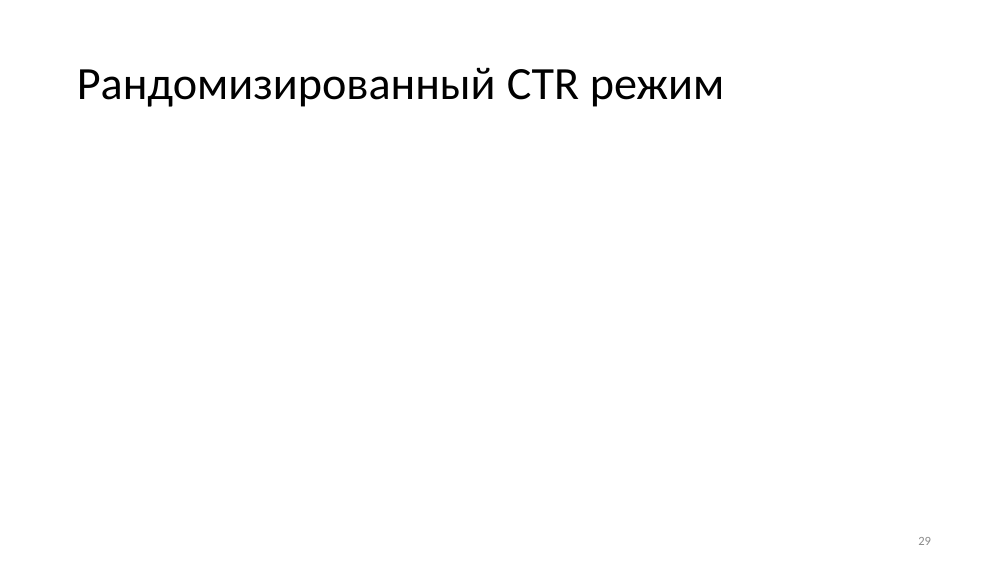
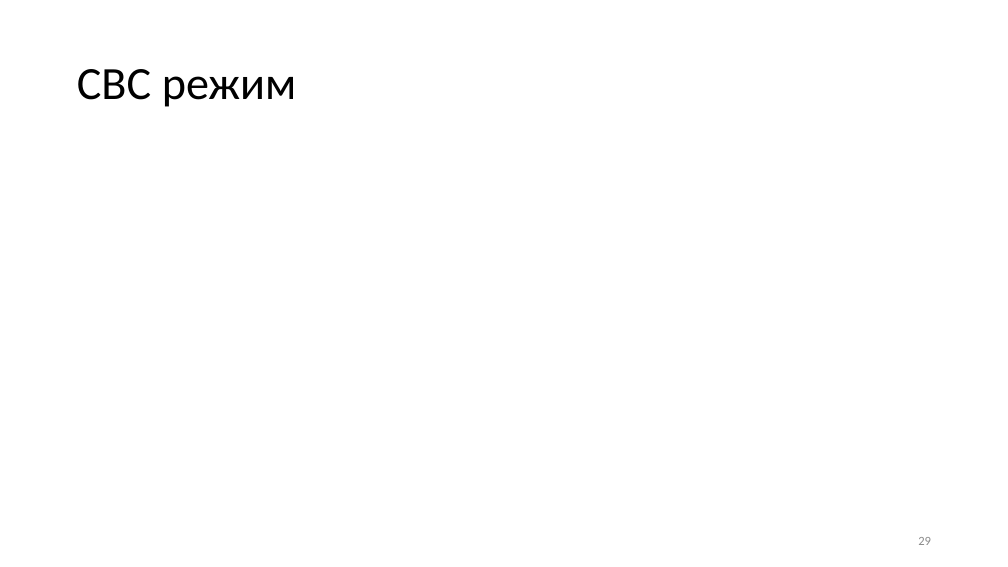
Before and after one commit to GeorgyFirsov-s-forks/CryptoLectures, a slide deck: slide 29 of Lectures/Lecture7.pptx. Drawn at 1008x567 pixels with LibreOffice and Linux fonts; fonts in the diff are those of the drawing; grey boxes stand for pictures. Boxes give left, top, right and bottom in pixels: in the first picture for what was removed or moved away, otherwise in the second. Text is boxed around its words. In the diff, an @@ line names an element or a change of style, - is before the commit and + after.

```diff
--- a/Lectures/Lecture7.pptx
+++ b/Lectures/Lecture7.pptx
@@ title at [77, 69, 297, 107]: text changed @@
-Рандомизированный CTR режим
+CBC режим
```
Also in this commit, not shown: 2 other slides changed, 1 other file.
